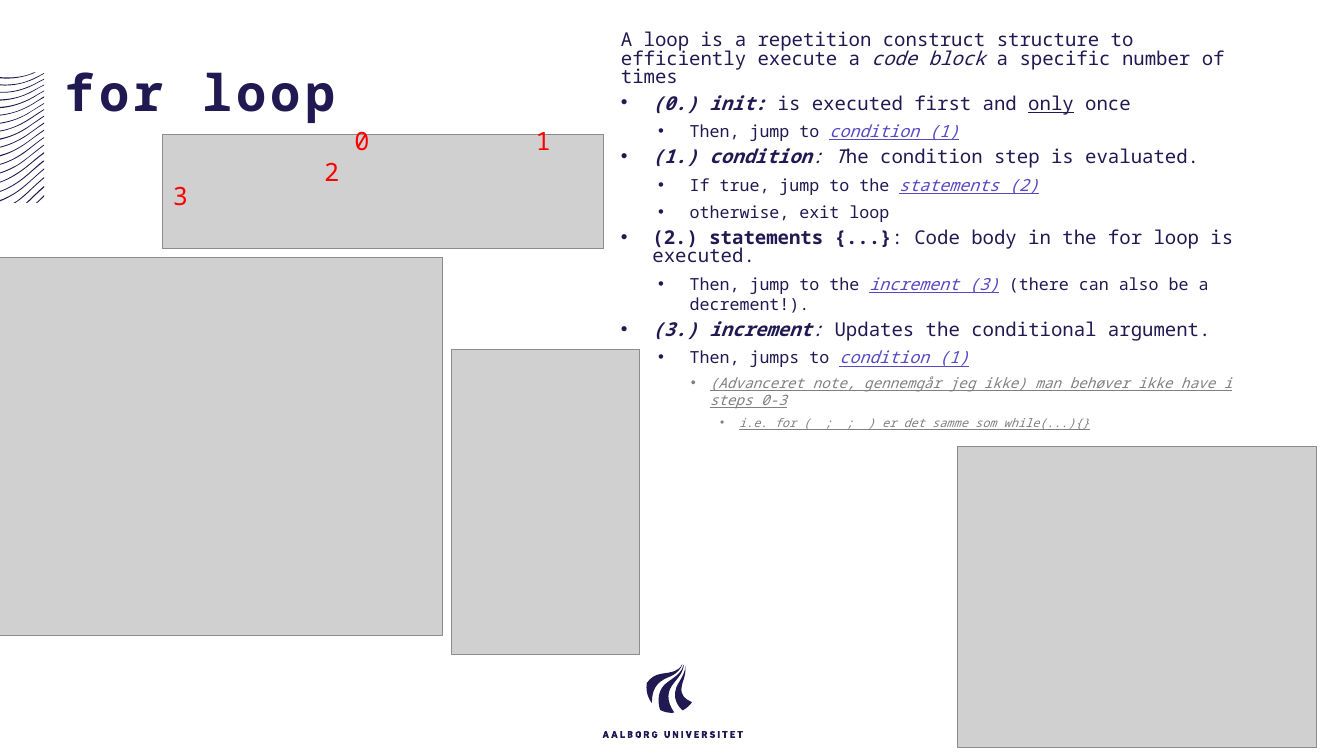
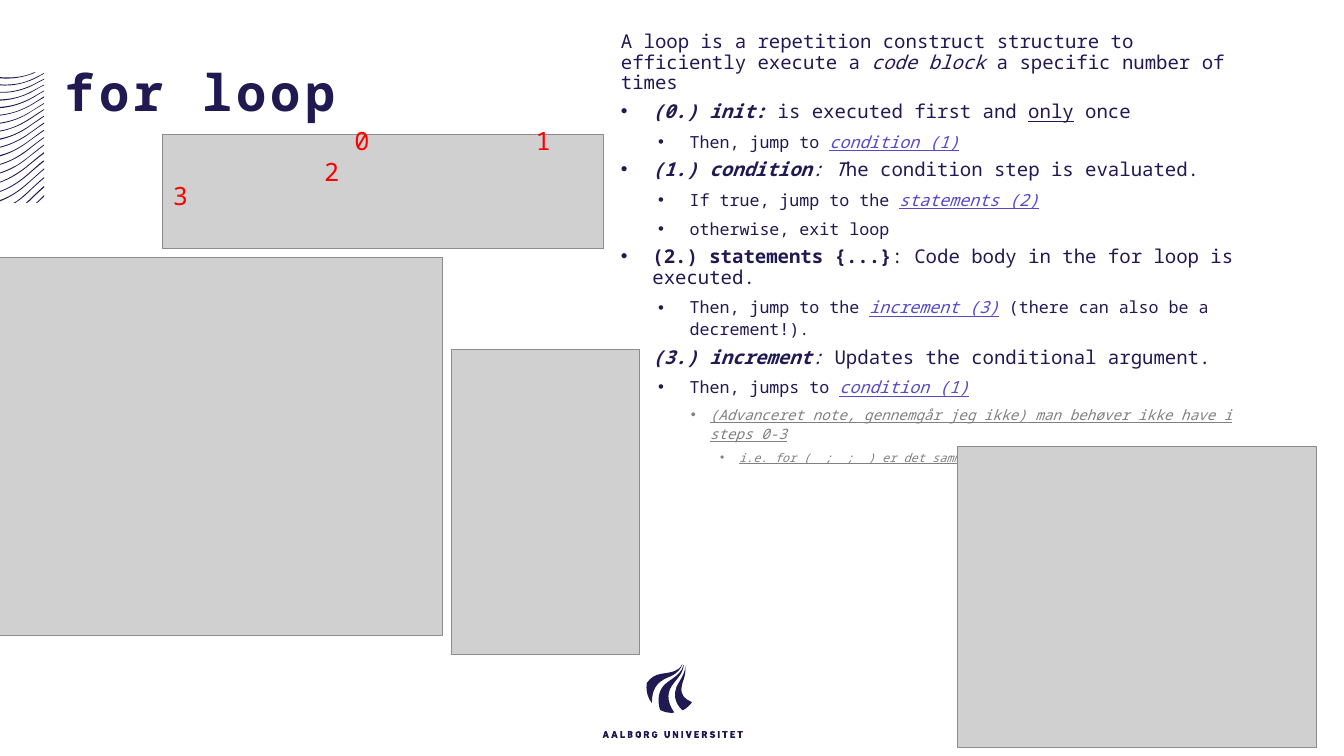
Before and after one commit to AAU-ST1-Programming/iterative_controlstructures, a slide deck: slide 9 of iterative_controlstructures.pptx. Drawn at 1344x756 pixels with LibreOffice and Linux fonts; fonts in the diff are those of the drawing; grey boxes stand for pictures. Boxes give left, top, right and bottom in pixels: in the first picture for what was removed or moved away, otherwise in the second. Text is boxed around its words. In the diff, an @@ line names an element or a change of style, - is before the commit and + after.

```diff
--- a/iterative_controlstructures.pptx
+++ b/iterative_controlstructures.pptx
@@ text "A loop is a repetition ..." at (621, 33, 1233, 466): indent changed; line spacing 0.8 to 0.9; line spacing 1 to 1.1 @@
```
Also in this commit, not shown: 17 other slides changed, 7 slides removed, 1 other file.
